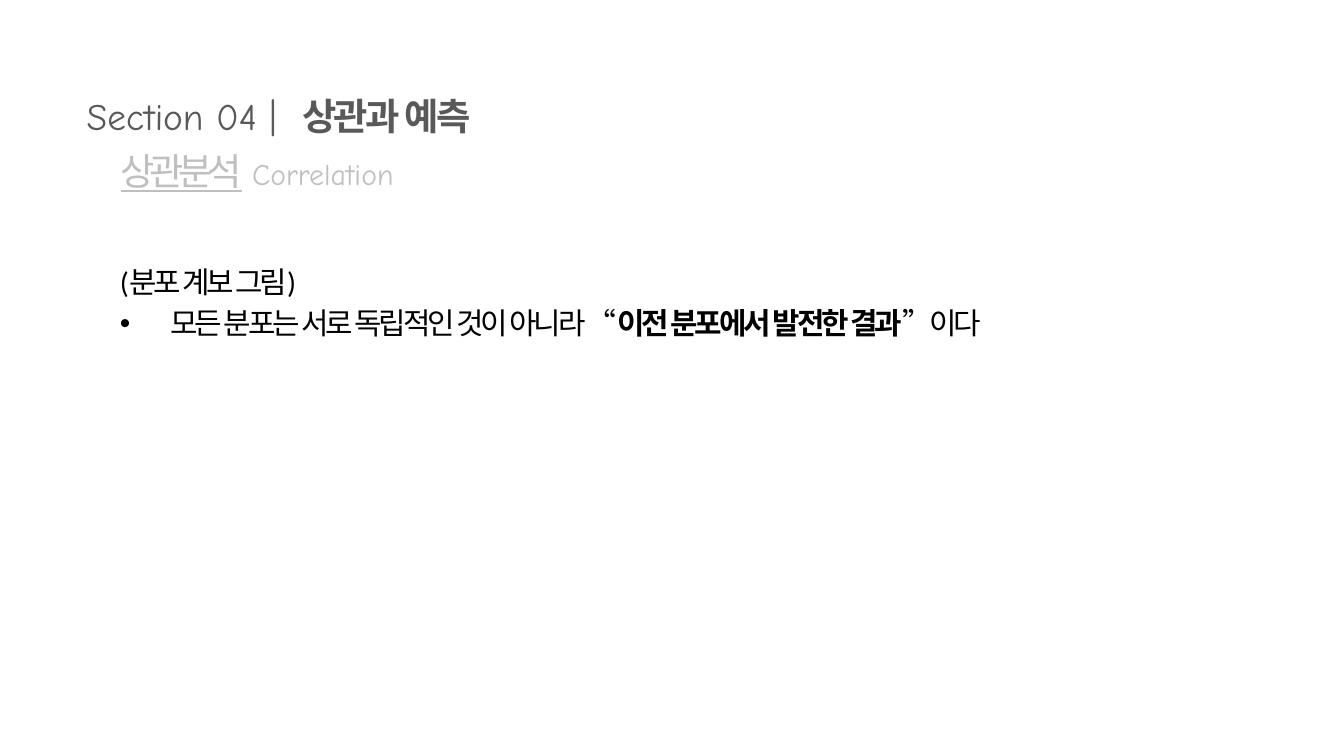
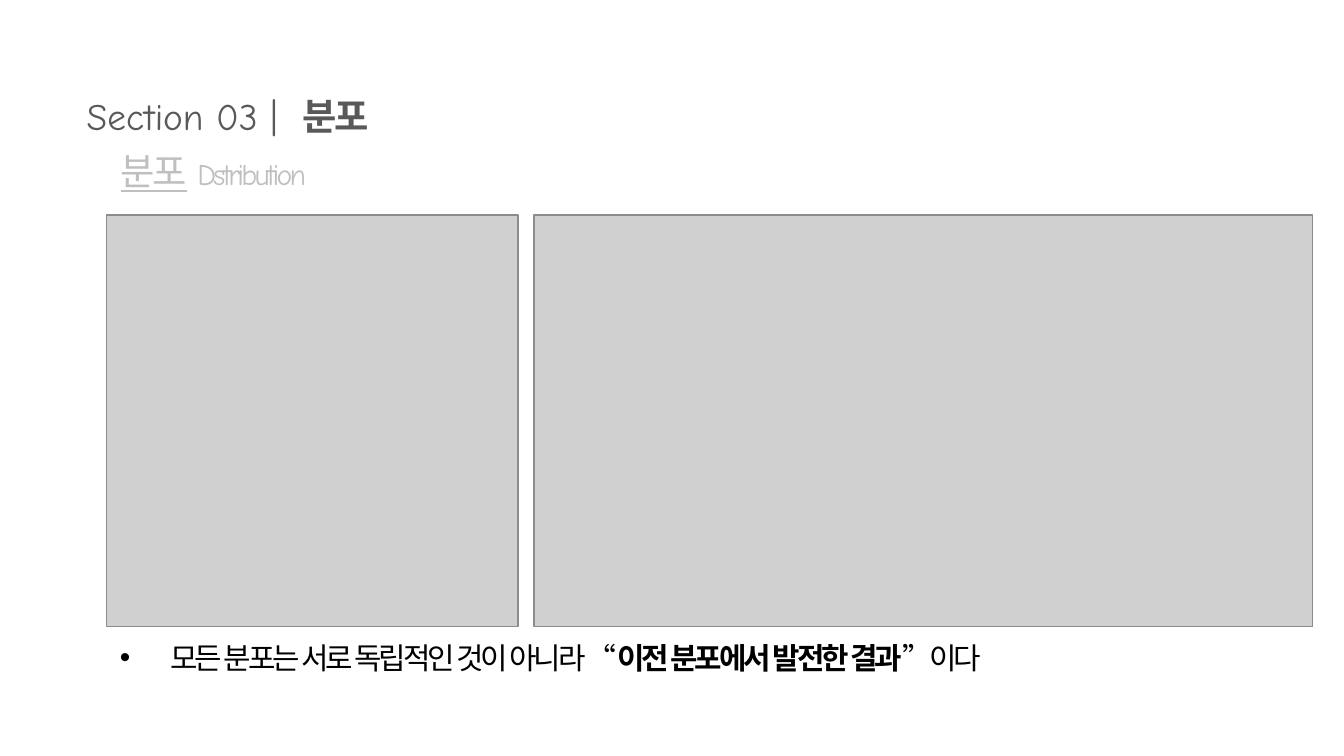
Before and after one commit to analysispark/obsidian_vault, a slide deck: slide 4 of 02_Area/Lecture_스포츠경기예측론/03_분포.pptx. Drawn at 1344x756 pixels with LibreOffice and Linux fonts; fonts in the diff are those of the drawing; grey boxes stand for pictures; background and template pictures are left out. Boxes give left, top, right and bottom in pixels: in the first picture for what was removed or moved away, otherwise in the second. Text is boxed around its words. In the diff, an @@ line names an element or a change of style, - is before the commit and + after.

```diff
--- a/02_Area/Lecture_스포츠경기예측론/03_분포.pptx
+++ b/02_Area/Lecture_스포츠경기예측론/03_분포.pptx
@@ text at [87, 100, 369, 133]: text changed @@
-Section 04 | 상관과 예측
+Section 03 | 분포
@@ text at [121, 155, 306, 192]: text changed @@
-상관분석 Correlation
+분포 Dstribution
@@ picture added at [106, 215, 517, 626] @@
@@ picture added at [534, 215, 1312, 626] @@
@@ text at [120, 268, 296, 297]: paragraph removed @@
-(분포 계보 그림)
```
Also in this commit, not shown: 10 other slides changed, 3 slides added, 1 slide removed, 40 other files.
